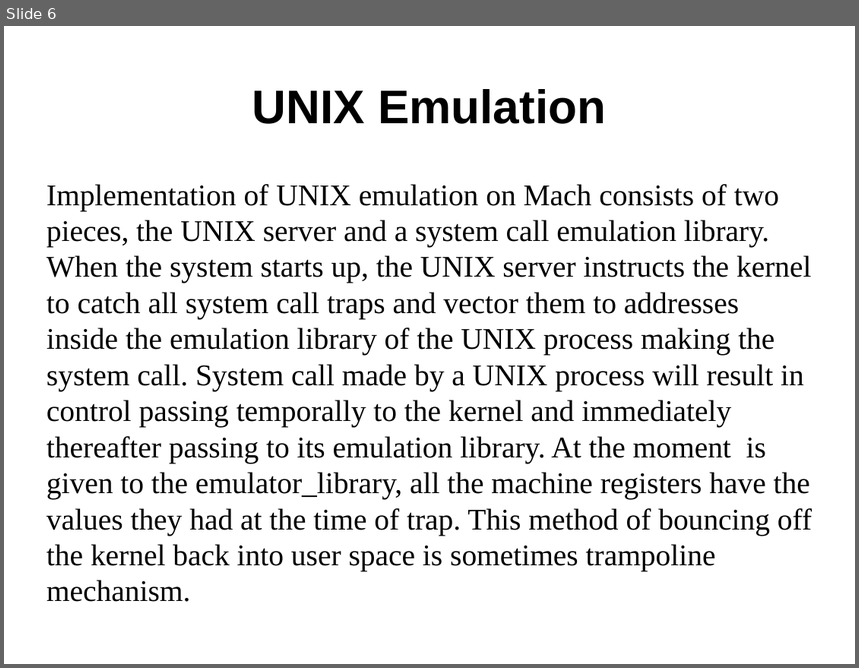
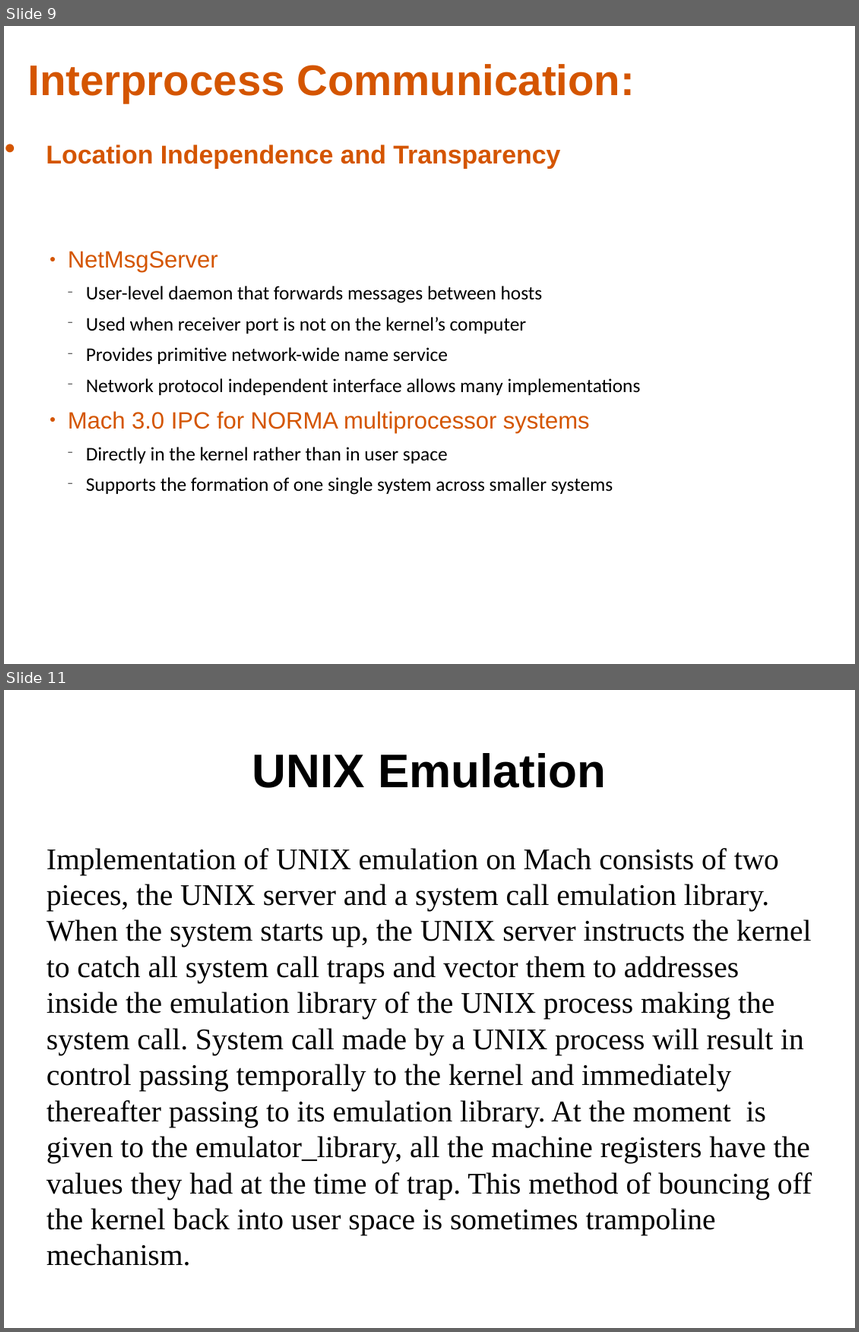
Before and after one commit to sunil11101/MACH-PPT, a slide deck: MACH_and_UNIX_emulation_in_MACH.pptx. Shown one above the other, each under a label of ours: slide 6 before the commit, slides 9 and 11 after it; the slides between them are not shown. The pictures are 859x668 and 859x1332 pixels, drawn with LibreOffice and Linux fonts; fonts in the diff are those of the drawing. Boxes give left, top, right and bottom in pixels: in the first picture for what was removed or moved away, otherwise in the second. Text is boxed around its words. In the diff, an @@ line names an element or a change of style, - is before the commit and + after.

Commit message:
interprocess PPT added

```diff
--- a/MACH_and_UNIX_emulation_in_MACH.pptx
+++ b/MACH_and_UNIX_emulation_in_MACH.pptx
@@ slide 9 added at [4, 26, 855, 664], background #FFFFFF @@
@@ text added at [28, 64, 635, 169], 24 pt, text #D45500, bold @@
+● Interprocess Communication:
+  Location Independence and Transparency
@@ text added at [68, 251, 641, 495], 18 pt, text #000000 @@
+● NetMsgServer
+  − User-level daemon that forwards messages between hosts
+  − Used when receiver port is not on the kernel’s computer
+  − Provides primitive network-wide name service
+  − Network protocol independent interface allows many implementations
+● Mach 3.0 IPC for NORMA multiprocessor systems
+  − Directly in the kernel rather than in user space
+  − Supports the formation of one single system across smaller systems
@@ what was slide 6 is now slide 11 @@
```
Also in this commit, not shown: 3 slides changed, 4 other slides added.
